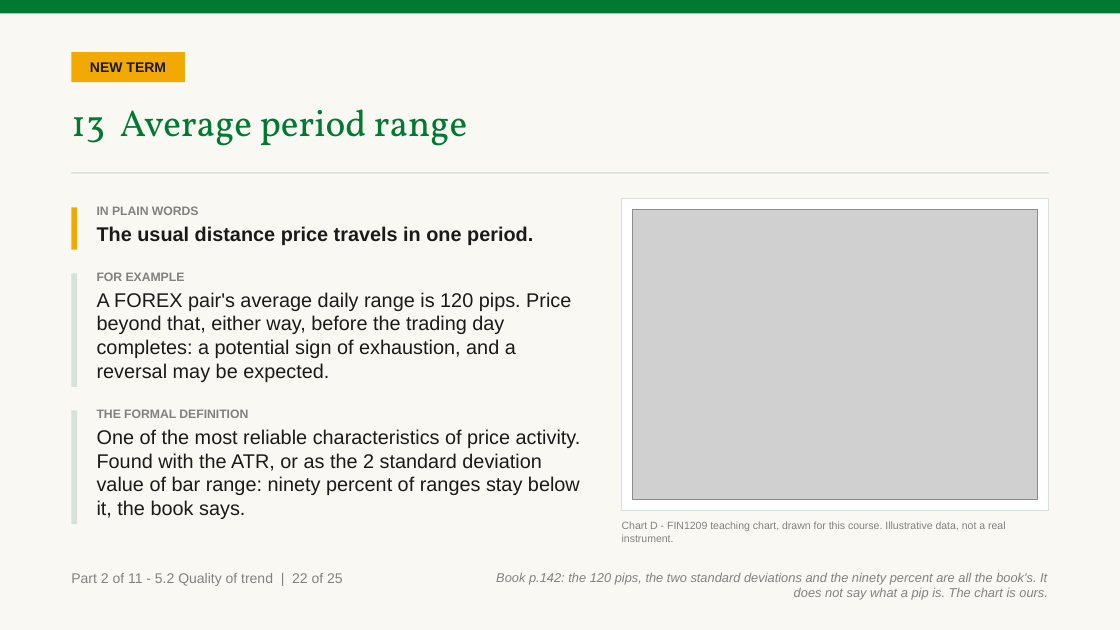
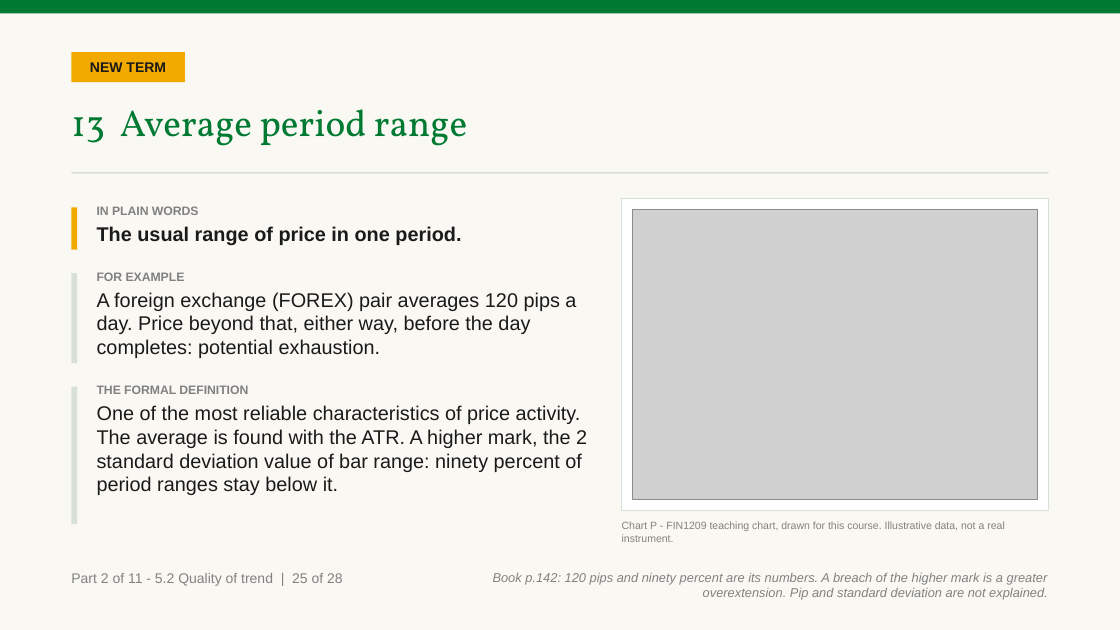
Before and after one commit to benjiesotelo-sudo/Telos_FIN1209, a slide deck: slide 63 of chapter-05/FIN1209-Chapter-05.pptx (slide 60 before the commit). Drawn at 1120x630 pixels with LibreOffice and Linux fonts; fonts in the diff are those of the drawing; grey boxes stand for pictures. Boxes give left, top, right and bottom in pixels: in the first picture for what was removed or moved away, otherwise in the second. Text is boxed around its words. In the diff, an @@ line names an element or a change of style, - is before the commit and + after.

```diff
--- a/chapter-05/FIN1209-Chapter-05.pptx
+++ b/chapter-05/FIN1209-Chapter-05.pptx
@@ text at [97, 226, 461, 245]: text changed @@
-The usual distance price travels in one period.
+The usual range of price in one period.
@@ rectangle: place and size @@
-rectangle at [71, 273, 77, 386]
+rectangle at [71, 273, 77, 363]
@@ text at [97, 292, 576, 358]: text changed @@
-A FOREX pair's average daily range is 120 pips. Price beyond that, either way, before the trading day completes: a potential sign of exhaustion, and a reversal may be expected.
+A foreign exchange (FOREX) pair averages 120 pips a day. Price beyond that, either way, before the day completes: potential exhaustion.
@@ rectangle: place and size @@
-rectangle at [71, 411, 77, 524]
+rectangle at [71, 386, 77, 524]
@@ text "THE FORMAL DEFINITION": place and size @@
-text "THE FORMAL DEFINITION" at [97, 409, 581, 519]
+text "THE FORMAL DEFINITION" at [97, 385, 587, 495]
@@ text at [97, 405, 587, 495]: text changed @@
-One of the most reliable characteristics of price activity. Found with the ATR, or as the 2 standard deviation value of bar range: ninety percent of ranges stay below it, the book says.
+One of the most reliable characteristics of price activity. The average is found with the ATR. A higher mark, the 2 standard deviation value of bar range: ninety percent of period ranges stay below it.
@@ text at [622, 521, 1005, 542]: text changed @@
-Chart D - FIN1209 teaching chart, drawn for this course. Illustrative data, not a real instrument.
+Chart P - FIN1209 teaching chart, drawn for this course. Illustrative data, not a real instrument.
@@ text at [71, 573, 343, 586]: text changed @@
-Part 2 of 11 - 5.2 Quality of trend | 22 of 25
+Part 2 of 11 - 5.2 Quality of trend | 25 of 28
@@ text at [493, 573, 1048, 600]: text changed @@
-Book p.142: the 120 pips, the two standard deviations and the ninety percent are all the book's. It does not say what a pip is. The chart is ours.
+Book p.142: 120 pips and ninety percent are its numbers. A breach of the higher mark is a greater overextension. Pip and standard deviation are not explained.
```
Also in this commit, not shown: 116 other slides changed, 8 slides added, 5 other files.
